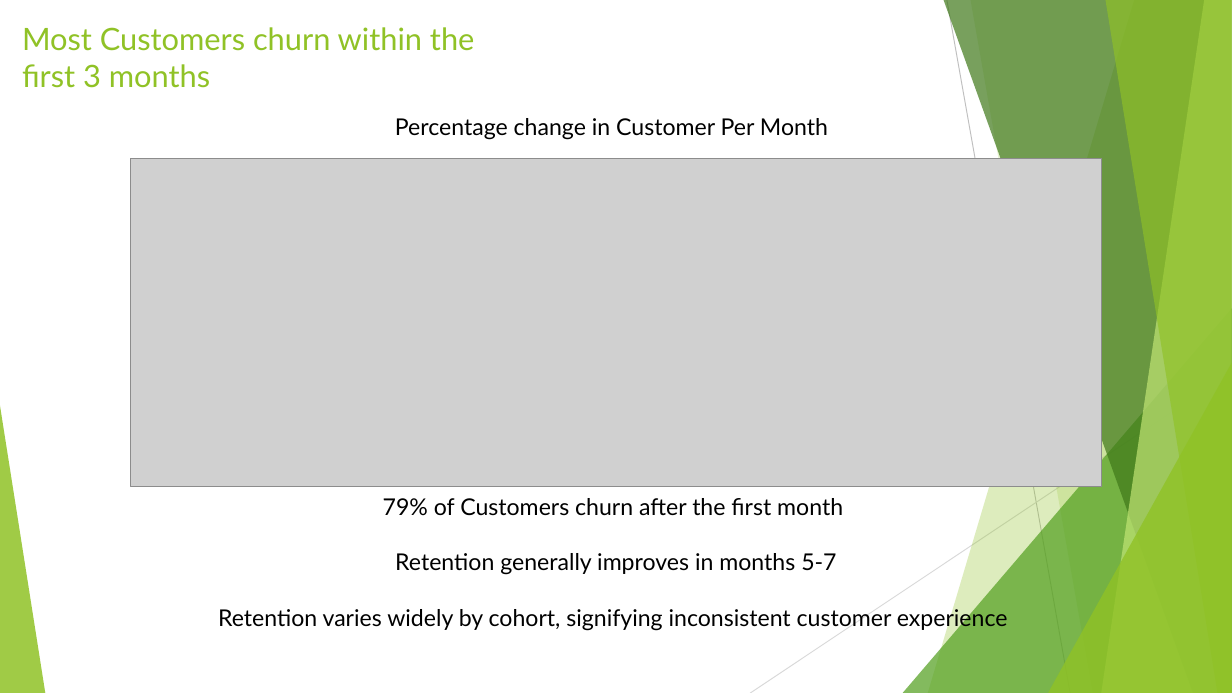
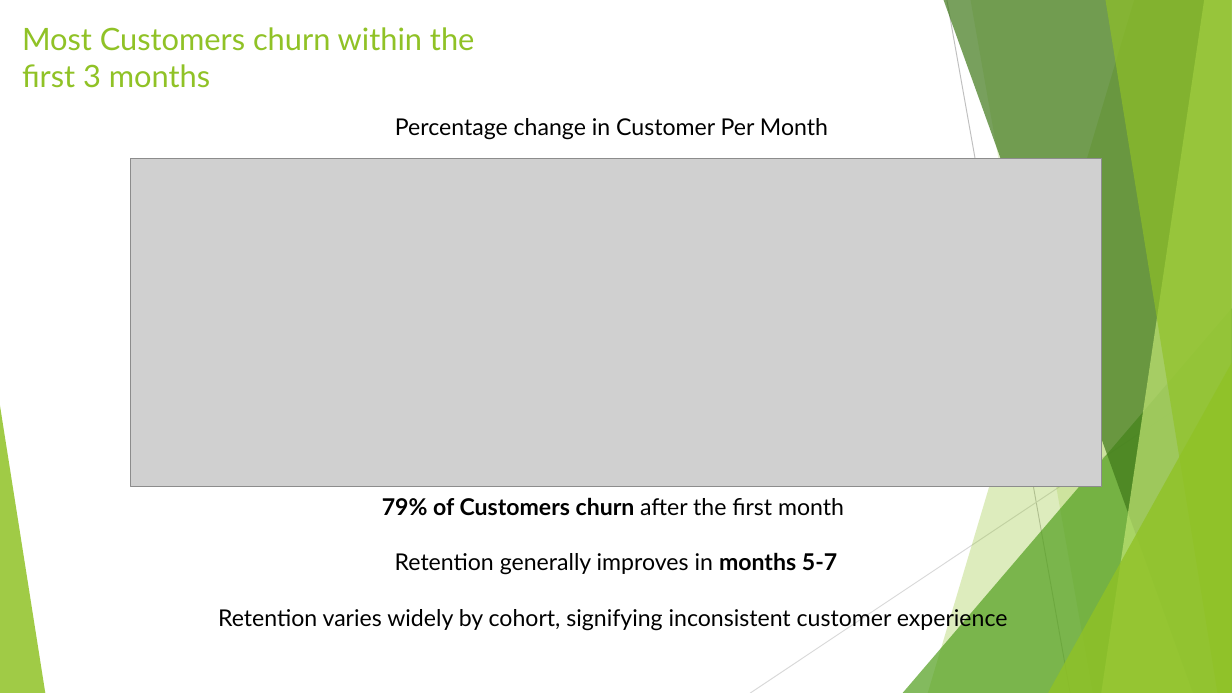
Before and after one commit to hvo7/Customer-Retention-Analysis, a slide deck: slide 4 of Customer Retention Analysis.pptx. Drawn at 1232x693 pixels with LibreOffice and Linux fonts; fonts in the diff are those of the drawing; grey boxes stand for pictures. Boxes give left, top, right and bottom in pixels: in the first picture for what was removed or moved away, otherwise in the second. Text is boxed around its words. In the diff, an @@ line names an element or a change of style, - is before the commit and + after.

Commit message:
Finished Presenting Churn Window, working on using RFM and CHurn to push for action

```diff
--- a/Customer Retention Analysis.pptx
+++ b/Customer Retention Analysis.pptx
@@ text at (382,497,844,575): bold on in "79% of Customers churn", "months 5-7" @@
```
Also in this commit, not shown: 3 other slides changed, 1 slide added, 14 other files.
